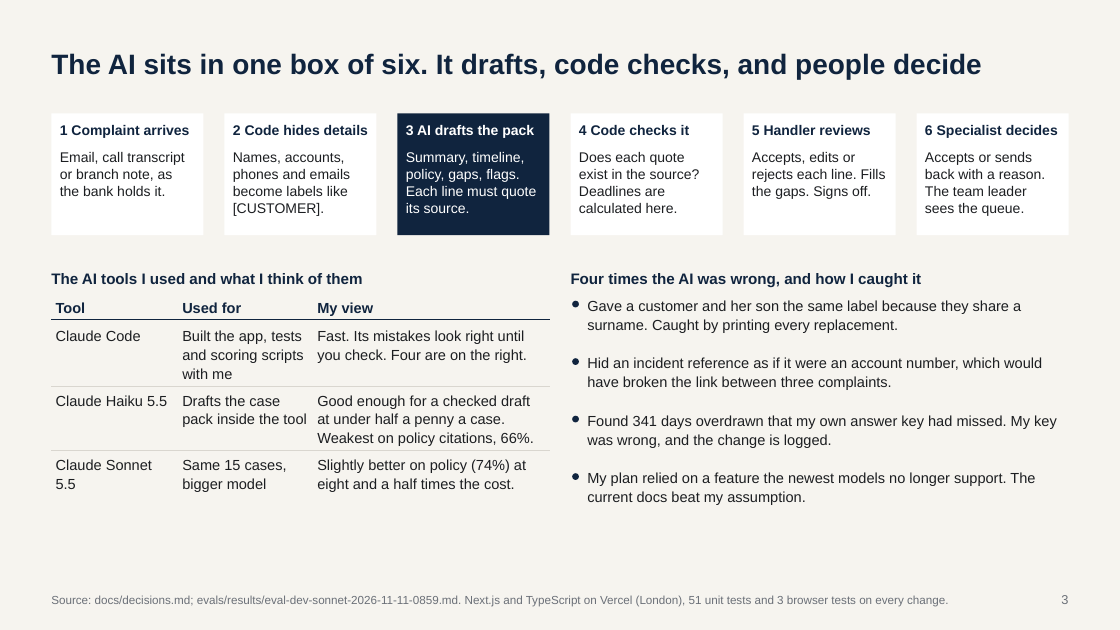
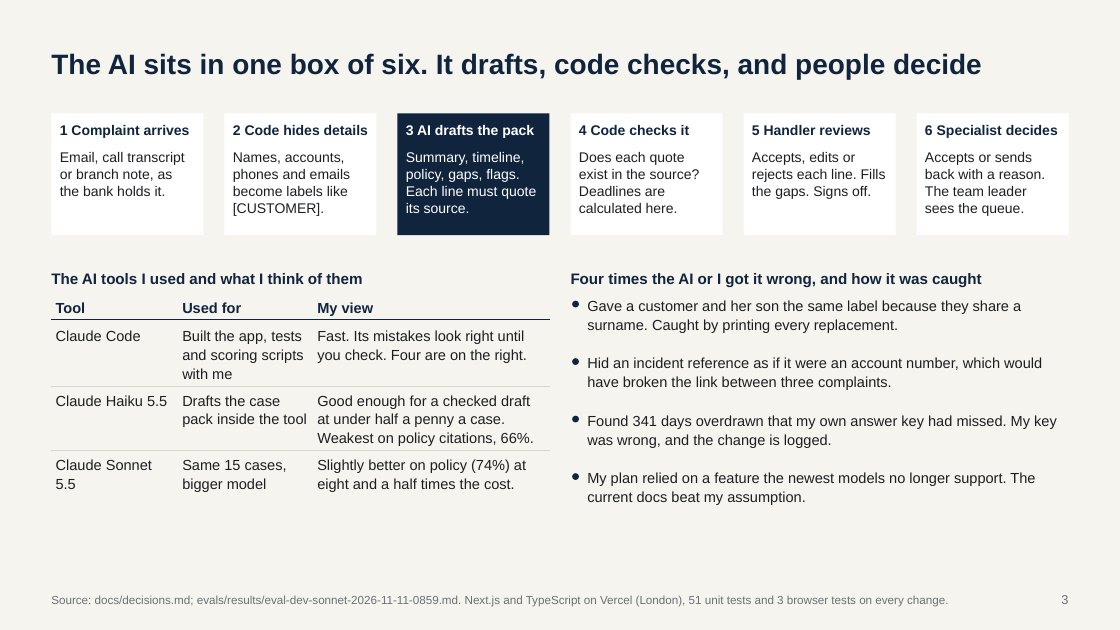
Before and after one commit to lexirosenthal11903-sudo/ankura-casepack, a slide deck: slide 3 of docs/Ankura_case_pack_deck.pptx. Drawn at 1120x630 pixels with LibreOffice and Linux fonts; fonts in the diff are those of the drawing. Boxes give left, top, right and bottom in pixels: in the first picture for what was removed or moved away, otherwise in the second. Text is boxed around its words. In the diff, an @@ line names an element or a change of style, - is before the commit and + after.

```diff
--- a/docs/Ankura_case_pack_deck.pptx
+++ b/docs/Ankura_case_pack_deck.pptx
@@ text at [571, 273, 982, 287]: text changed @@
-Four times the AI was wrong, and how I caught it
+Four times the AI or I got it wrong, and how it was caught
```
Also in this commit, not shown: 1 other slide changed, 4 other files.
